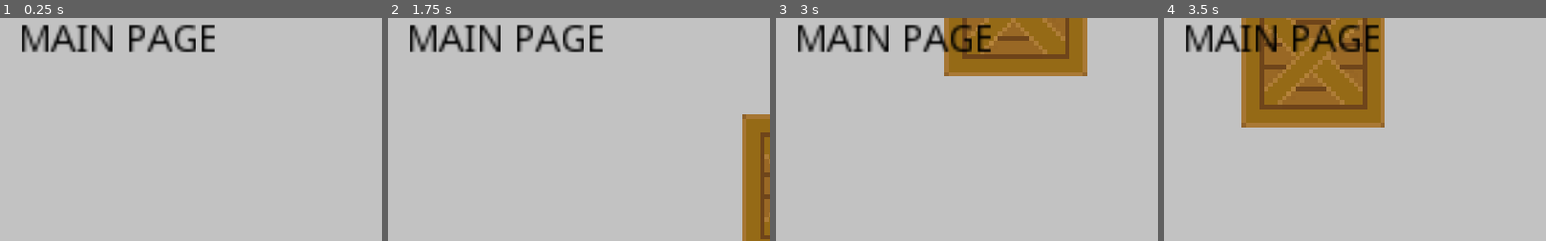
Above: before the commit, frames 1-4 (left to right).
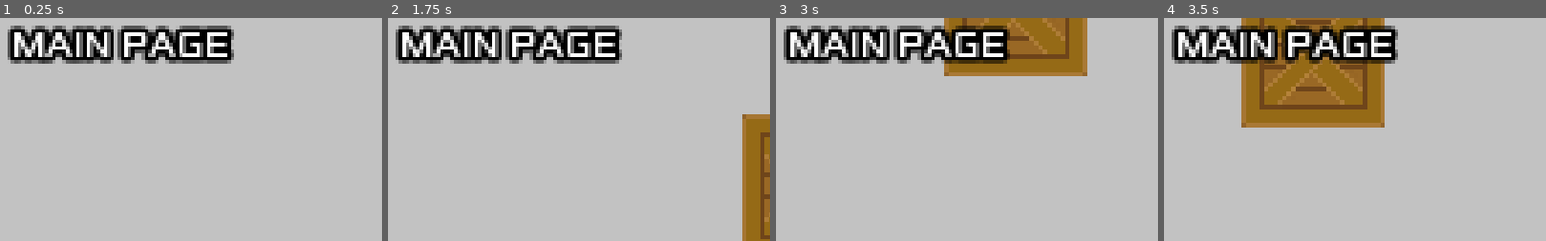
Above: after the commit, the same moments.

Repository: 9cents/game-client
Game: Godot game, scene res://World_Selection/Map/MainPage.tscn
Same seed, same stepped clock (60 frames per second), same inputs: the game is played once before the commit and once after it. This scene is started directly instead of the project's main scene.
Inputs:
- Up to frame 1 (0.25 s): no input
- Up to frame 2 (1.75 s): tap Enter at 0.5 s; hold Right (ui_right) 0.53-1.28 s; hold Down (ui_down) from 1.28 s (still down)
- Up to frame 3 (3 s): release Down (ui_down) at 2.03 s; hold Right (ui_right) 2.03-2.78 s; hold Up (ui_up) from 2.78 s (still down)
- Up to frame 4 (3.5 s): keep holding Up (ui_up)
The pictures show only the part of the screen within x 24-74%, y 0-50%; the shares and areas given below are measured in that part.

The runs differ from the first frame. In frame 1, 8.8% of the frame differs, in the area x 2-62%, y 2-21%; in frame 2, 8.8%; in frame 3, 8.9%; in frame 4, 9.0%.
Error in both runs: Invalid set index 'animation' (on base: 'AnimatedSprite') with value of type 'Nil'. (res://World_Selection/Player/PlayerMage.gd:11)

Commit message:
change world title font

Diff:
--- a/World_Selection/Map/ChallengeMode.tscn
+++ b/World_Selection/Map/ChallengeMode.tscn
@@ -11,9 +11,16 @@
 [ext_resource path="res://World_Selection/Interface/Settings Page.tscn" type="PackedScene" id=9]
 [ext_resource path="res://World_Selection/MainBackPortal.tscn" type="PackedScene" id=10]
 [ext_resource path="res://Play_Dungeon/PlayerDungeon.tscn" type="PackedScene" id=11]
+[ext_resource path="res://Character_Design/fonts/Xolonium-Regular.ttf" type="DynamicFontData" id=12]
 
 [sub_resource type="RectangleShape2D" id=1]
 extents = Vector2( 16, 16 )
+
+[sub_resource type="DynamicFont" id=2]
+size = 17
+outline_size = 2
+outline_color = Color( 0, 0, 0, 1 )
+font_data = ExtResource( 12 )
 
 [node name="Main Page" type="Node2D"]
 scale = Vector2( 5, 5 )
@@ -60,15 +67,17 @@
 transform = Transform2D( 6, 0, 0, 6, 0, 0 )
 
 [node name="Label" type="Label" parent="CanvasLayer"]
+anchor_left = -0.000332773
 anchor_top = -0.000567949
-anchor_right = 0.0273438
+anchor_right = 0.027011
 anchor_bottom = -0.000567948
 margin_left = 30.0
 margin_top = 3.0
 margin_right = 121.0
 margin_bottom = 17.0
 rect_scale = Vector2( 0.6, 0.6 )
-custom_colors/font_color = Color( 0, 0, 0, 1 )
+custom_fonts/font = SubResource( 2 )
+custom_colors/font_color = Color( 1, 1, 1, 1 )
 text = "Challenge Mode"
 align = 1
 uppercase = true
--- a/World_Selection/Map/MainPage.tscn
+++ b/World_Selection/Map/MainPage.tscn
@@ -11,6 +11,7 @@
 [ext_resource path="res://World_Selection/Interface/Settings Page.tscn" type="PackedScene" id=9]
 [ext_resource path="res://Leaderboard/Leaderboard HUD.tscn" type="PackedScene" id=10]
 [ext_resource path="res://World_Selection/Map/Assets/BigGreyMap.png" type="Texture" id=11]
+[ext_resource path="res://World_Selection/Map/Title.tres" type="DynamicFont" id=12]
 
 [sub_resource type="RectangleShape2D" id=1]
 extents = Vector2( 16, 16 )
@@ -66,7 +67,8 @@
 margin_right = 133.168
 margin_bottom = 17.8585
 rect_scale = Vector2( 0.6, 0.6 )
-custom_colors/font_color = Color( 0, 0, 0, 1 )
+custom_fonts/font = ExtResource( 12 )
+custom_colors/font_color = Color( 1, 1, 1, 1 )
 text = "Main Page"
 align = 1
 uppercase = true
--- a/World_Selection/Map/Story Mode.tscn
+++ b/World_Selection/Map/Story Mode.tscn
@@ -12,10 +12,17 @@
 [ext_resource path="res://World_Selection/Map/World2.tscn" type="PackedScene" id=10]
 [ext_resource path="res://World_Selection/Map/World3.tscn" type="PackedScene" id=11]
 [ext_resource path="res://World_Selection/Map/Story Mode.gd" type="Script" id=12]
+[ext_resource path="res://Character_Design/fonts/Xolonium-Regular.ttf" type="DynamicFontData" id=13]
 [ext_resource path="res://World_Selection/MainBackPortal.tscn" type="PackedScene" id=14]
 
 [sub_resource type="RectangleShape2D" id=1]
 extents = Vector2( 16, 16 )
+
+[sub_resource type="DynamicFont" id=2]
+size = 17
+outline_size = 2
+outline_color = Color( 0, 0, 0, 1 )
+font_data = ExtResource( 13 )
 
 [node name="Main Page" type="Node2D"]
 scale = Vector2( 5, 5 )
@@ -68,7 +75,8 @@
 margin_right = 124.0
 margin_bottom = 16.5731
 rect_scale = Vector2( 0.6, 0.6 )
-custom_colors/font_color = Color( 0, 0, 0, 1 )
+custom_fonts/font = SubResource( 2 )
+custom_colors/font_color = Color( 1, 1, 1, 1 )
 text = "Story Mode"
 align = 1
 uppercase = true
--- /dev/null
+++ b/World_Selection/Map/Title.tres
@@ -0,0 +1,9 @@
+[gd_resource type="DynamicFont" load_steps=2 format=2]
+
+[ext_resource path="res://Character_Design/fonts/Xolonium-Regular.ttf" type="DynamicFontData" id=1]
+
+[resource]
+size = 14
+outline_size = 2
+outline_color = Color( 0, 0, 0, 1 )
+font_data = ExtResource( 1 )
--- a/World_Selection/Map/World1.tscn
+++ b/World_Selection/Map/World1.tscn
@@ -13,6 +13,7 @@
 [ext_resource path="res://World_Selection/MainBackPortal.tscn" type="PackedScene" id=11]
 [ext_resource path="res://splashscreen/splashscreen.tscn" type="PackedScene" id=12]
 [ext_resource path="res://World_Selection/Map/World.gd" type="Script" id=13]
+[ext_resource path="res://World_Selection/Map/Title.tres" type="DynamicFont" id=14]
 
 [sub_resource type="RectangleShape2D" id=1]
 extents = Vector2( 16, 16 )
@@ -63,14 +64,16 @@
 transform = Transform2D( 6, 0, 0, 6, 0, 0 )
 
 [node name="Label" type="Label" parent="CanvasLayer"]
-margin_left = 49.6592
-margin_top = 1.99888
-margin_right = 118.643
-margin_bottom = 22.9989
+margin_left = 24.0
+margin_top = 4.0
+margin_right = 266.0
+margin_bottom = 57.0
 rect_scale = Vector2( 0.6, 0.6 )
-custom_colors/font_color = Color( 0, 0, 0, 1 )
+custom_fonts/font = ExtResource( 14 )
+custom_colors/font_color = Color( 1, 1, 1, 1 )
 text = "World 1"
 align = 1
+autowrap = true
 uppercase = true
 __meta__ = {
 "_edit_use_anchors_": false
@@ -118,13 +121,14 @@
 next_scene = ExtResource( 12 )
 
 [node name="Label" type="Label" parent="Tower1"]
-margin_left = -24.0
-margin_right = 73.0
-margin_bottom = 14.0
+margin_left = -29.0
+margin_right = 87.0
+margin_bottom = 32.0
 rect_scale = Vector2( 0.5, 0.5 )
 custom_colors/font_color = Color( 0, 0, 0, 1 )
 text = "Tower1"
 align = 1
+autowrap = true
 __meta__ = {
 "_edit_use_anchors_": false
 }
@@ -135,13 +139,14 @@
 next_scene = ExtResource( 12 )
 
 [node name="Label" type="Label" parent="Tower2"]
-margin_left = -24.0
-margin_right = 68.0
-margin_bottom = 14.0
+margin_left = -34.0
+margin_right = 101.0
+margin_bottom = 27.0
 rect_scale = Vector2( 0.5, 0.5 )
 custom_colors/font_color = Color( 0, 0, 0, 1 )
 text = "Tower2"
 align = 1
+autowrap = true
 __meta__ = {
 "_edit_use_anchors_": false
 }
@@ -152,9 +157,9 @@
 next_scene = ExtResource( 12 )
 
 [node name="Label" type="Label" parent="Tower3"]
-margin_left = -24.0
-margin_right = 75.0
-margin_bottom = 16.0
+margin_left = -31.0
+margin_right = 96.0
+margin_bottom = 28.0
 rect_scale = Vector2( 0.5, 0.5 )
 custom_colors/font_color = Color( 0, 0, 0, 1 )
 text = "Tower3"
@@ -169,10 +174,10 @@
 next_scene = ExtResource( 12 )
 
 [node name="Label" type="Label" parent="Assignment"]
-margin_left = -35.0
+margin_left = -36.0
 margin_top = -1.0
-margin_right = 95.0
-margin_bottom = 13.0
+margin_right = 99.0
+margin_bottom = 29.0
 rect_scale = Vector2( 0.5, 0.5 )
 custom_colors/font_color = Color( 0, 0, 0, 1 )
 text = "Assignment"
--- a/World_Selection/Map/World2.tscn
+++ b/World_Selection/Map/World2.tscn
@@ -13,6 +13,7 @@
 [ext_resource path="res://World_Selection/MainBackPortal.tscn" type="PackedScene" id=11]
 [ext_resource path="res://splashscreen/splashscreen.tscn" type="PackedScene" id=12]
 [ext_resource path="res://World_Selection/Map/World.gd" type="Script" id=13]
+[ext_resource path="res://World_Selection/Map/Title.tres" type="DynamicFont" id=14]
 
 [sub_resource type="RectangleShape2D" id=1]
 extents = Vector2( 16, 16 )
@@ -63,16 +64,18 @@
 transform = Transform2D( 6, 0, 0, 6, 0, 0 )
 
 [node name="Label" type="Label" parent="CanvasLayer"]
-anchor_left = -0.000665545
-anchor_right = -0.000665545
-margin_left = 50.0
-margin_top = 1.0
-margin_right = 118.0
-margin_bottom = 22.0
-rect_scale = Vector2( 0.5, 0.5 )
-custom_colors/font_color = Color( 0, 0, 0, 1 )
+anchor_left = -0.000869174
+anchor_right = 0.0196386
+margin_left = 25.89
+margin_top = 4.0
+margin_right = 235.89
+margin_bottom = 64.0
+rect_scale = Vector2( 0.5, 0.5 )
+custom_fonts/font = ExtResource( 14 )
+custom_colors/font_color = Color( 1, 1, 1, 1 )
 text = "World 2"
 align = 1
+autowrap = true
 uppercase = true
 __meta__ = {
 "_edit_use_anchors_": false
@@ -121,13 +124,14 @@
 next_scene = ExtResource( 12 )
 
 [node name="Label" type="Label" parent="Tower1"]
-margin_left = -24.0
-margin_right = 65.0
-margin_bottom = 14.0
+margin_left = -28.0
+margin_right = 85.0
+margin_bottom = 25.0
 rect_scale = Vector2( 0.5, 0.5 )
 custom_colors/font_color = Color( 0, 0, 0, 1 )
 text = "Tower1"
 align = 1
+autowrap = true
 __meta__ = {
 "_edit_use_anchors_": false
 }
@@ -138,13 +142,14 @@
 next_scene = ExtResource( 12 )
 
 [node name="Label" type="Label" parent="Tower2"]
-margin_left = -24.0
-margin_right = 66.0
-margin_bottom = 14.0
+margin_left = -30.0
+margin_right = 85.0
+margin_bottom = 28.0
 rect_scale = Vector2( 0.5, 0.5 )
 custom_colors/font_color = Color( 0, 0, 0, 1 )
 text = "Tower2"
 align = 1
+autowrap = true
 __meta__ = {
 "_edit_use_anchors_": false
 }
@@ -155,9 +160,9 @@
 next_scene = ExtResource( 12 )
 
 [node name="Label" type="Label" parent="Tower3"]
-margin_left = -24.0
-margin_right = 72.0
-margin_bottom = 14.0
+margin_left = -33.0
+margin_right = 87.0
+margin_bottom = 27.0
 rect_scale = Vector2( 0.5, 0.5 )
 custom_colors/font_color = Color( 0, 0, 0, 1 )
 text = "Tower3"
--- a/World_Selection/Map/World3.tscn
+++ b/World_Selection/Map/World3.tscn
@@ -13,6 +13,7 @@
 [ext_resource path="res://World_Selection/MainBackPortal.tscn" type="PackedScene" id=11]
 [ext_resource path="res://splashscreen/splashscreen.tscn" type="PackedScene" id=12]
 [ext_resource path="res://World_Selection/Map/World.gd" type="Script" id=13]
+[ext_resource path="res://World_Selection/Map/Title.tres" type="DynamicFont" id=14]
 
 [sub_resource type="RectangleShape2D" id=1]
 extents = Vector2( 16, 16 )
@@ -63,14 +64,20 @@
 transform = Transform2D( 6, 0, 0, 6, 0, 0 )
 
 [node name="Label" type="Label" parent="CanvasLayer"]
-margin_left = 50.0
-margin_top = 1.0
-margin_right = 118.0
-margin_bottom = 22.0
+anchor_left = -0.000143841
+anchor_top = -0.000245493
+anchor_right = 0.020364
+anchor_bottom = -0.000245492
+margin_left = 25.1473
+margin_top = 3.1473
+margin_right = 238.147
+margin_bottom = 65.1473
 rect_scale = Vector2( 0.6, 0.6 )
-custom_colors/font_color = Color( 0, 0, 0, 1 )
+custom_fonts/font = ExtResource( 14 )
+custom_colors/font_color = Color( 1, 0.984314, 0.984314, 1 )
 text = "World 3"
 align = 1
+autowrap = true
 uppercase = true
 __meta__ = {
 "_edit_use_anchors_": false
@@ -118,10 +125,10 @@
 next_scene = ExtResource( 12 )
 
 [node name="Label" type="Label" parent="Tower1"]
-margin_left = -24.0
+margin_left = -35.0
 margin_top = 1.0
-margin_right = 65.0
-margin_bottom = 15.0
+margin_right = 94.0
+margin_bottom = 25.0
 rect_scale = Vector2( 0.5, 0.5 )
 custom_colors/font_color = Color( 0, 0, 0, 1 )
 text = "Tower1"
@@ -136,9 +143,9 @@
 next_scene = ExtResource( 12 )
 
 [node name="Label" type="Label" parent="Tower2"]
-margin_left = -24.0
-margin_right = 72.0
-margin_bottom = 14.0
+margin_left = -40.0
+margin_right = 114.0
+margin_bottom = 28.0
 rect_scale = Vector2( 0.5, 0.5 )
 custom_colors/font_color = Color( 0, 0, 0, 1 )
 text = "Tower2"
@@ -153,9 +160,9 @@
 next_scene = ExtResource( 12 )
 
 [node name="Label" type="Label" parent="Tower3"]
-margin_left = -24.0
-margin_right = 66.0
-margin_bottom = 16.0
+margin_left = -38.0
+margin_right = 102.0
+margin_bottom = 31.0
 rect_scale = Vector2( 0.5, 0.5 )
 custom_colors/font_color = Color( 0, 0, 0, 1 )
 text = "Tower3"
Not shown: 1 places in World_Selection/Map/ChallengeMode.tscn that only renumber resources
Not shown: 1 places in World_Selection/Map/MainPage.tscn that only renumber resources
Not shown: 1 places in World_Selection/Map/Story Mode.tscn that only renumber resources
Not shown: 1 places in World_Selection/Map/World1.tscn that only renumber resources
Not shown: 1 places in World_Selection/Map/World2.tscn that only renumber resources
Not shown: 1 places in World_Selection/Map/World3.tscn that only renumber resources
